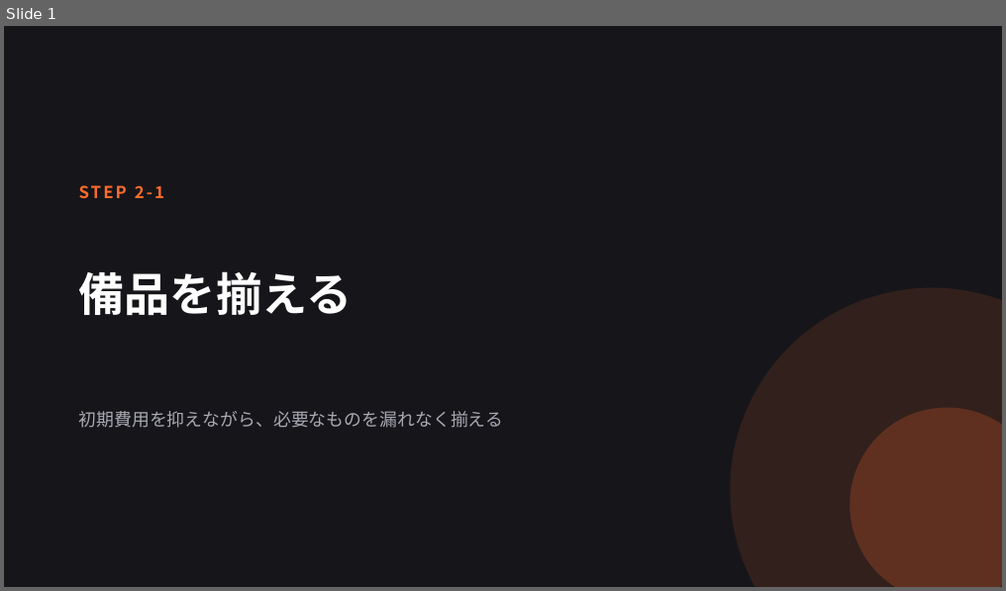
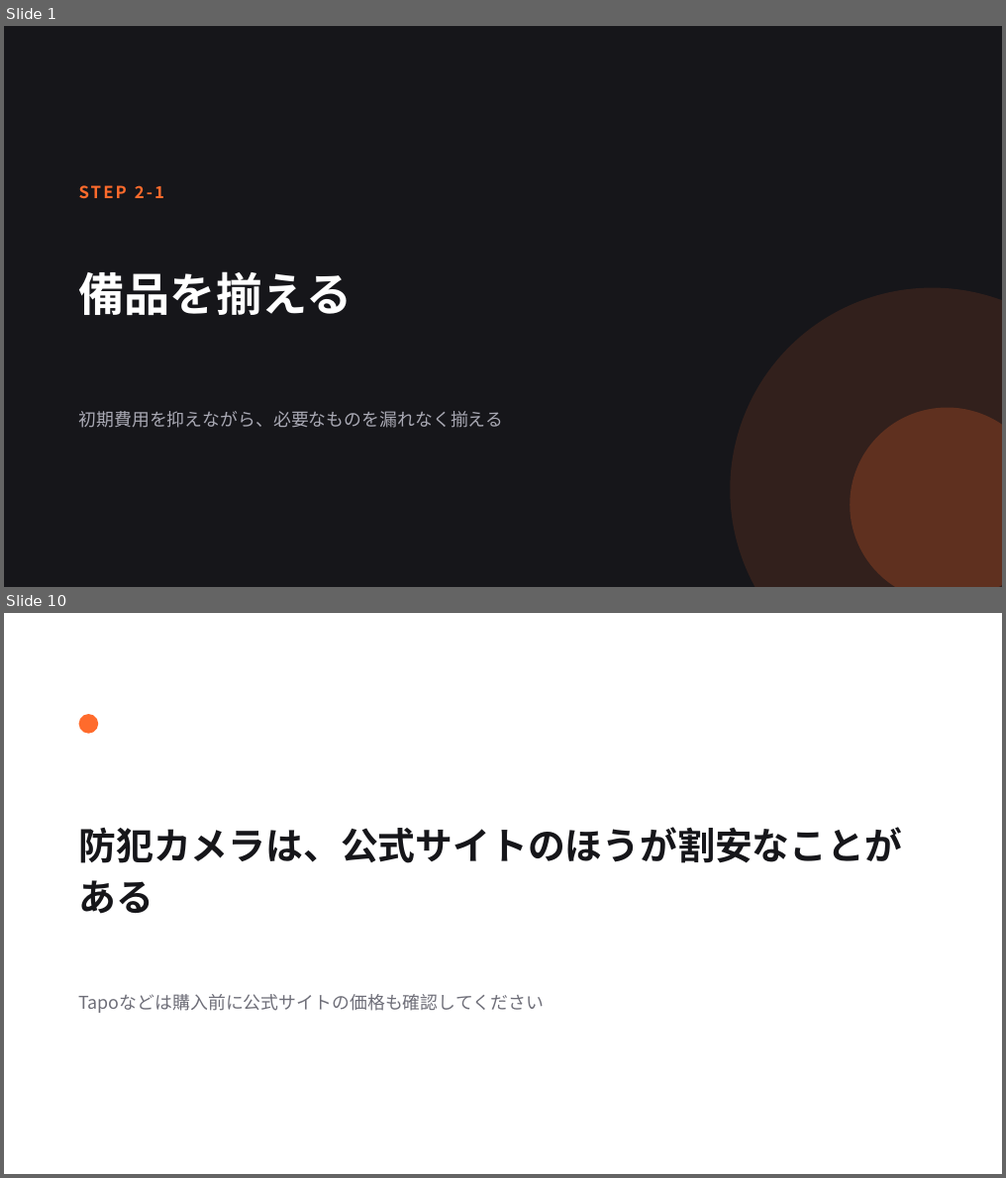
Before and after one commit to sou1104pc-ops/task-matrix, a slide deck: slides/11_備品を揃える.pptx. Shown one above the other, each under a label of ours: slide 1 before the commit, slides 1 and 10 after it; the slides between them are not shown. The pictures are 1006x591 and 1006x1178 pixels, drawn with LibreOffice and Linux fonts; fonts in the diff are those of the drawing. Boxes give left, top, right and bottom in pixels: in the first picture for what was removed or moved away, otherwise in the second. Text is boxed around its words. In the diff, an @@ line names an element or a change of style, - is before the commit and + after.

```diff
--- a/slides/11_備品を揃える.pptx
+++ b/slides/11_備品を揃える.pptx
@@ slide 10 added at box(4, 613, 1002, 1174), background #FFFFFF @@
@@ ellipse added at box(79, 714, 98, 734), fill #FF6B2C @@
@@ text added at box(79, 827, 903, 914), 36 pt, text #16161A, bold @@
+防犯カメラは、公式サイトのほうが割安なことがある
@@ text added at box(79, 994, 544, 1013), 17 pt, text #6E6E78 @@
+Tapoなどは購入前に公式サイトの価格も確認してください
```
Also in this commit, not shown: 2 slides changed, 21 other slides added, 3 slides removed, 19 other files.
